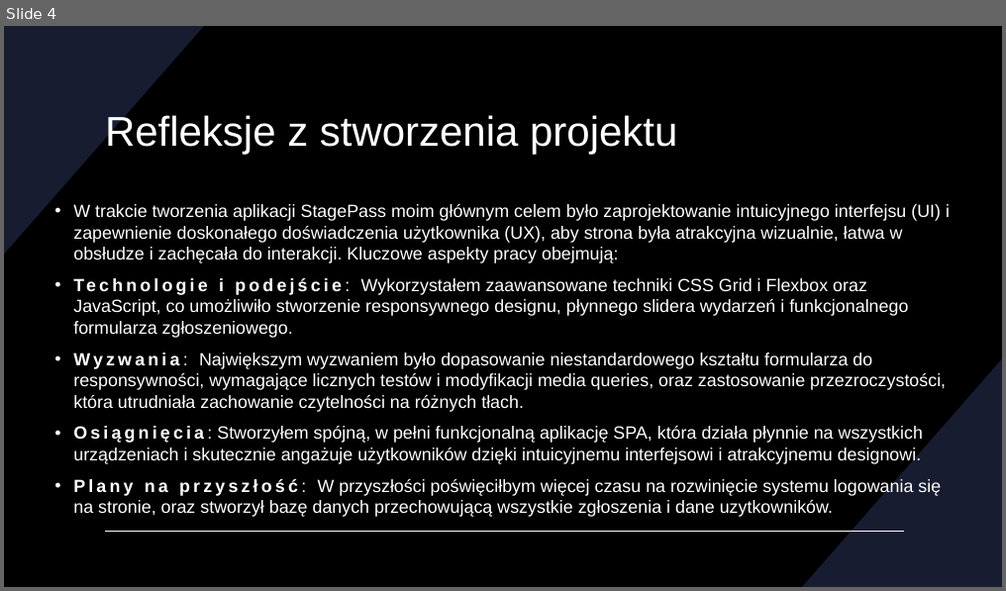
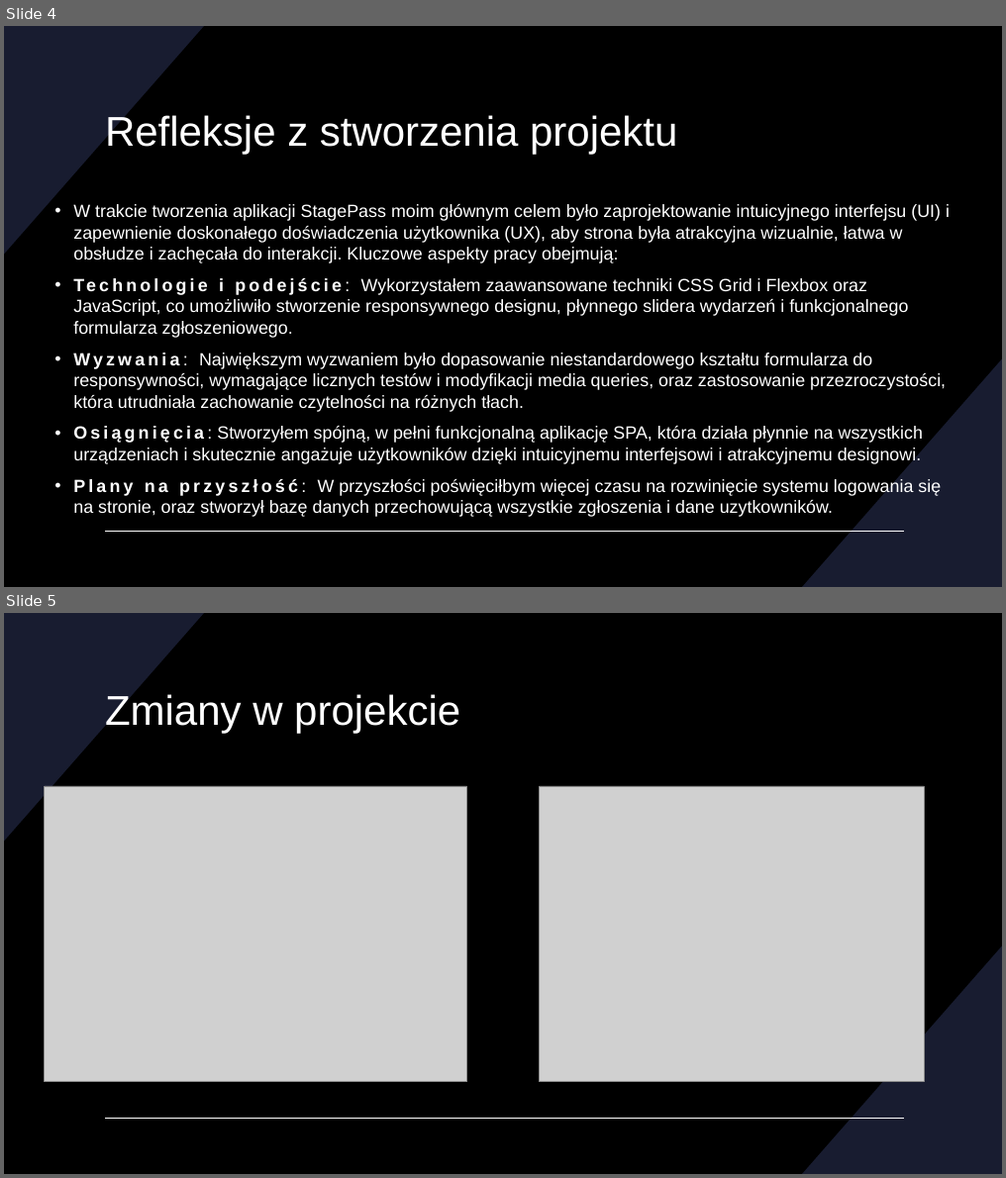
Before and after one commit to jradziszowski/StagePass, a slide deck: Final.pptx. Shown one above the other, each under a label of ours: slide 4 before the commit, slides 4 and 5 after it. The pictures are 1006x591 and 1006x1178 pixels, drawn with LibreOffice and Linux fonts; fonts in the diff are those of the drawing; grey boxes stand for pictures. Boxes give left, top, right and bottom in pixels: in the first picture for what was removed or moved away, otherwise in the second. Text is boxed around its words. In the diff, an @@ line names an element or a change of style, - is before the commit and + after.

```diff
--- a/Final.pptx
+++ b/Final.pptx
@@ slide 5 added at (4,613,1002,1174), background #000000; not listed: 3 template elements that a slide beside it also shows @@
@@ title added at (105,692,460,734), 40 pt, text #FFFFFF @@
+Zmiany w projekcie
@@ picture added at (45,786,467,1081) @@
@@ picture added at (540,786,924,1081) @@
```
